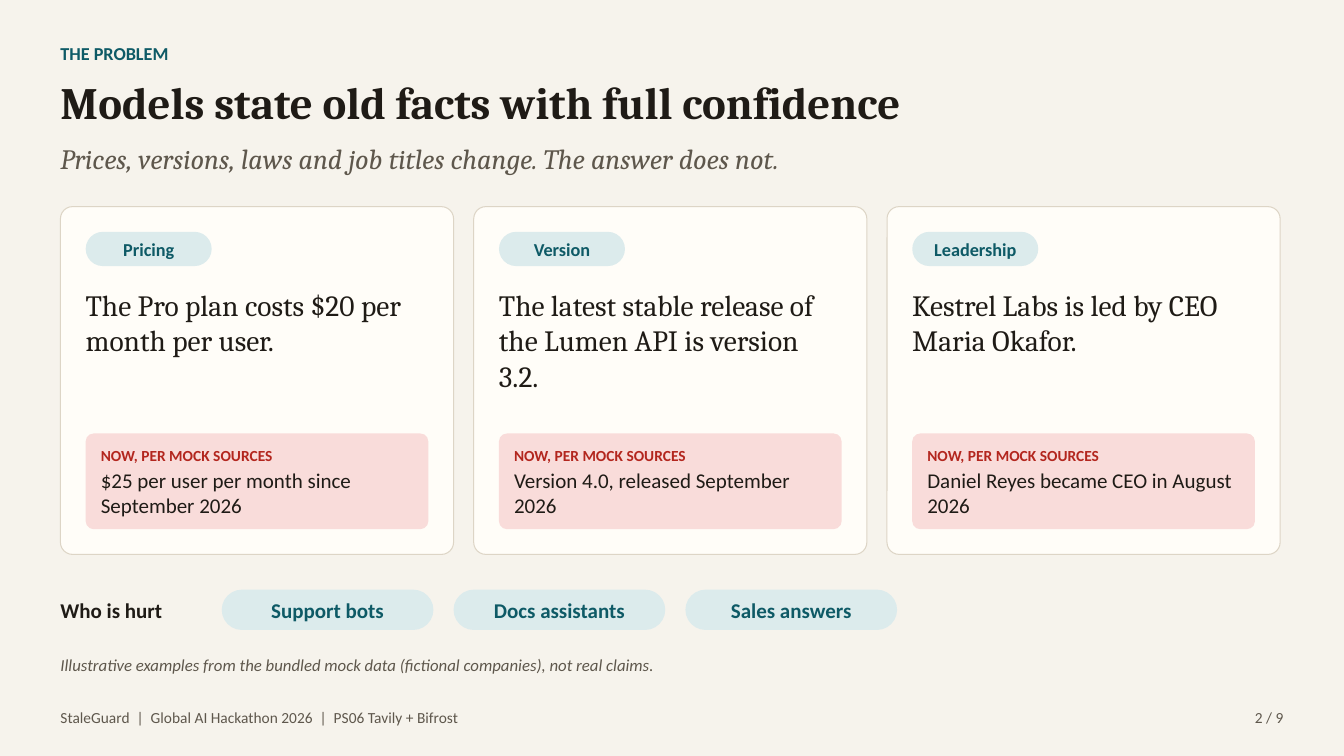
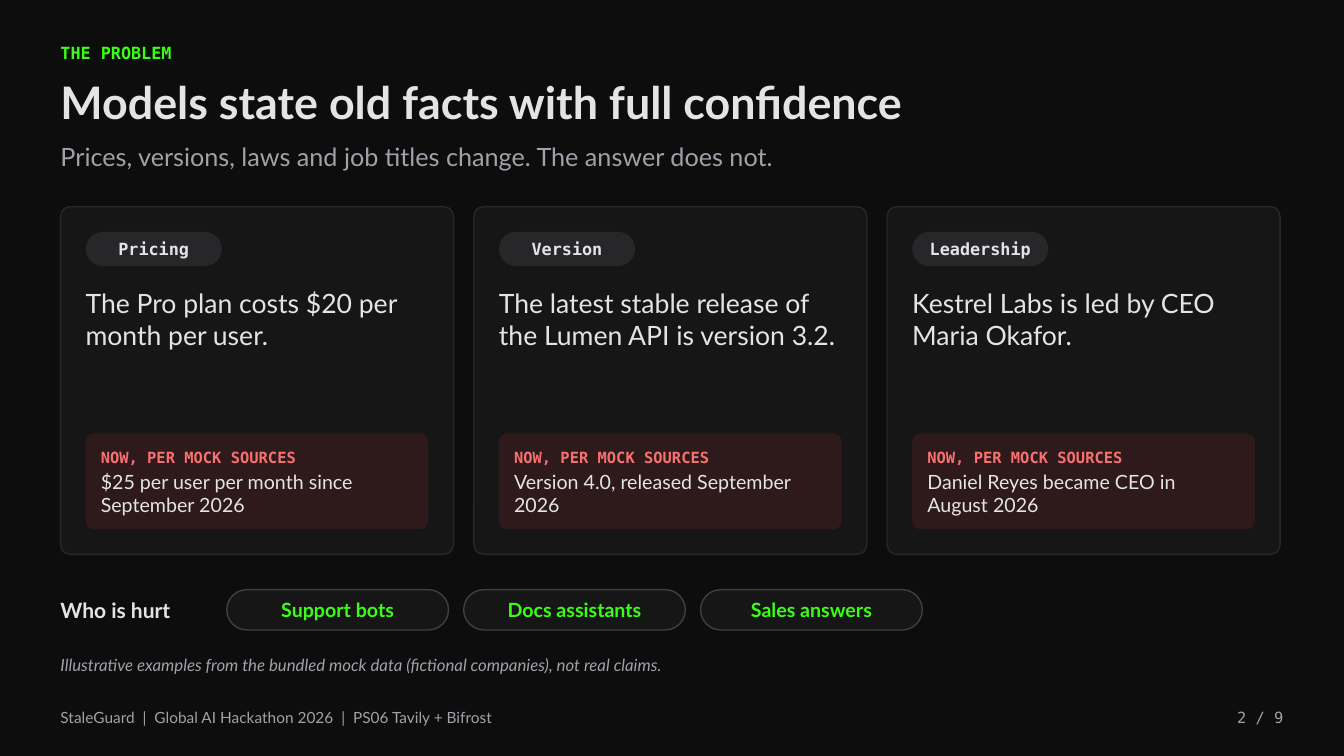
Before and after one commit to 6rzan/StaleGuard, a slide deck: slide 2 of docs/pitch/StaleGuard-pitch.pptx. Drawn at 1344x756 pixels with LibreOffice and Linux fonts; fonts in the diff are those of the drawing. Boxes give left, top, right and bottom in pixels: in the first picture for what was removed or moved away, otherwise in the second. Text is boxed around its words. In the diff, an @@ line names an element or a change of style, - is before the commit and + after.

Commit message:
docs: pitch deck in the new dark theme with Groq and xAI

```diff
--- a/docs/pitch/StaleGuard-pitch.pptx
+++ b/docs/pitch/StaleGuard-pitch.pptx
@@ background #F6F3EC to #0D0D0D @@
@@ text "THE PROBLEM" at <box>60,46,172,59</box>: size 13 to 12 pt, font Calibri to DejaVu Sans Mono, text colour #0E5A66 to #39FF14; line spacing 15.6pt to 14.4pt @@
@@ text "Models state old facts with ..." at <box>60,85,901,120</box>: font Cambria to Lato, text colour #1F1B16 to #E4E4E7 @@
@@ text "Prices, versions, laws and job ..." at <box>60,147,772,170</box>: size 20 to 18 pt, font Cambria to Lato, text colour #5E574C to #A1A1AA, italic off; line spacing 24pt to 21.6pt @@
@@ fill #FFFDF8 to #161616; outline #DDD5C6 0.75 pt to #27272A 1 pt; proportions changed in 3 elements at <box>60,207,454,555</box>, <box>474,207,867,555</box>, <box>887,207,1280,555</box> @@
@@ rounded rectangle: place and size @@
-rounded rectangle at <box>86,232,212,266</box>
+rounded rectangle at <box>86,232,222,266</box>
@@ size 13 to 12 pt, font Calibri to DejaVu Sans Mono, text colour #0E5A66 to #E4E4E7; line spacing 15.6pt to 14.4pt in 3 elements at <box>118,242,189,259</box>, <box>930,242,1031,259</box>, <box>532,242,603,255</box> @@
@@ fill #DCEBEC to #27272A in 3 elements at <box>912,232,1049,266</box>, <box>86,232,222,266</box>, <box>499,232,635,266</box> @@
@@ rounded rectangle: place and size @@
-rounded rectangle at <box>499,232,625,266</box>
+rounded rectangle at <box>499,232,635,266</box>
@@ rounded rectangle: place and size @@
-rounded rectangle at <box>912,232,1038,266</box>
+rounded rectangle at <box>912,232,1049,266</box>
@@ size 21 to 19 pt, font Cambria to Lato, text colour #1F1B16 to #E4E4E7; line spacing 25.2pt to 22.8pt in 3 elements at <box>86,291,398,350</box>, <box>499,293,835,345</box>, <box>912,293,1215,345</box> @@
@@ text "NOW, PER MOCK SOURCES" at <box>101,451,353,516</box>: font Calibri to DejaVu Sans Mono, text colour #B3261E to #F87171 in "NOW, PER MOCK SOURCES"; size 15 to 14 pt, font Calibri to Lato, text colour #1F1B16 to #E4E4E7 in "$25 per user per month since September ..."; line spacing 18pt to 16.8pt @@
@@ text "NOW, PER MOCK SOURCES" at <box>514,451,791,512</box>: font Calibri to DejaVu Sans Mono, text colour #B3261E to #F87171 in "NOW, PER MOCK SOURCES"; size 15 to 14 pt, font Calibri to Lato, text colour #1F1B16 to #E4E4E7 in "Version 4.0, released September 2026"; line spacing 18pt to 16.8pt @@
@@ fill #F9DCDA to #2E1A1B in 3 elements at <box>86,434,429,529</box>, <box>499,434,842,529</box>, <box>912,434,1255,529</box> @@
@@ text "NOW, PER MOCK SOURCES" at <box>927,451,1176,516</box>: font Calibri to DejaVu Sans Mono, text colour #B3261E to #F87171 in "NOW, PER MOCK SOURCES"; size 15 to 14 pt, font Calibri to Lato, text colour #1F1B16 to #E4E4E7 in "Daniel Reyes became CEO in August 2026"; line spacing 18pt to 16.8pt @@
@@ text "Who is hurt" at <box>60,602,170,618</box>: font Calibri to Lato, text colour #1F1B16 to #E4E4E7 @@
@@ rounded rectangle: place and size @@
-rounded rectangle at <box>222,590,434,630</box>
+rounded rectangle at <box>227,590,449,630</box>
@@ rounded rectangle at <box>227,590,449,630</box>: fill #DCEBEC to #161616 @@
@@ rounded rectangle: place and size @@
-rounded rectangle at <box>454,590,665,630</box>
+rounded rectangle at <box>227,590,449,630</box>
@@ rounded rectangle at <box>227,590,449,630</box>: fill #DCEBEC to none; outline none to #3F3F46 1 pt @@
@@ text "Docs assistants": place and size @@
-text "Docs assistants" at <box>494,603,624,618</box>
+text "Docs assistants" at <box>508,602,641,617</box>
@@ rounded rectangle added at <box>464,590,686,630</box>, fill #161616 @@
@@ rounded rectangle added at <box>464,590,686,630</box>, outline #3F3F46 1 pt @@
@@ size 15 to 14 pt, font Calibri to Lato, text colour #0E5A66 to #39FF14; line spacing 18pt to 16.8pt in 3 elements at <box>281,602,394,621</box>, <box>508,602,641,617</box>, <box>751,602,872,617</box> @@
@@ rounded rectangle at <box>701,590,923,630</box>: fill #DCEBEC to #161616 @@
@@ text "Sales answers": place and size @@
-text "Sales answers" at <box>731,603,852,618</box>
+text "Sales answers" at <box>751,602,872,617</box>
@@ rounded rectangle: place and size @@
-rounded rectangle at <box>686,590,897,630</box>
+rounded rectangle at <box>701,590,923,630</box>
@@ rounded rectangle added at <box>701,590,923,630</box>, outline #3F3F46 1 pt @@
@@ text "Illustrative examples from the bundled ..." at <box>60,658,662,674</box>: font Calibri to Lato, text colour #5E574C to #A1A1AA @@
@@ text "StaleGuard | Global AI Hackathon ..." at <box>60,711,492,726</box>: font Calibri to Lato, text colour #5E574C to #A1A1AA @@
@@ text "2 / 9" at <box>1237,711,1283,723</box>: font Calibri to DejaVu Sans Mono, text colour #5E574C to #A1A1AA @@
```
Also in this commit, not shown: 8 other slides changed, 2 other files.
